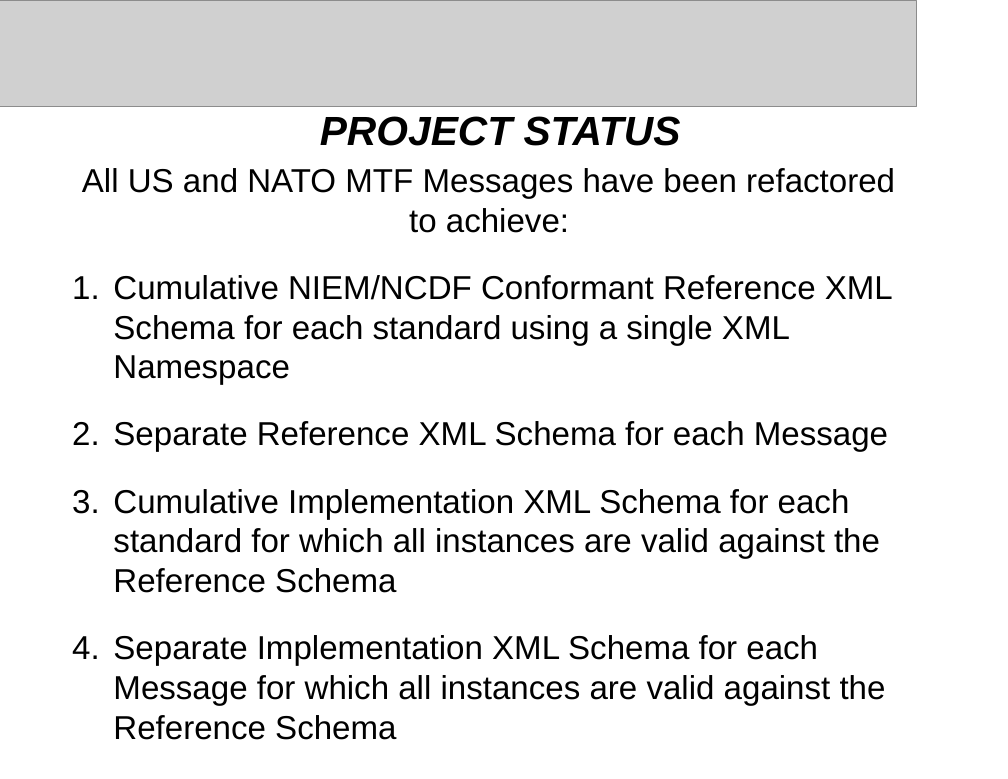
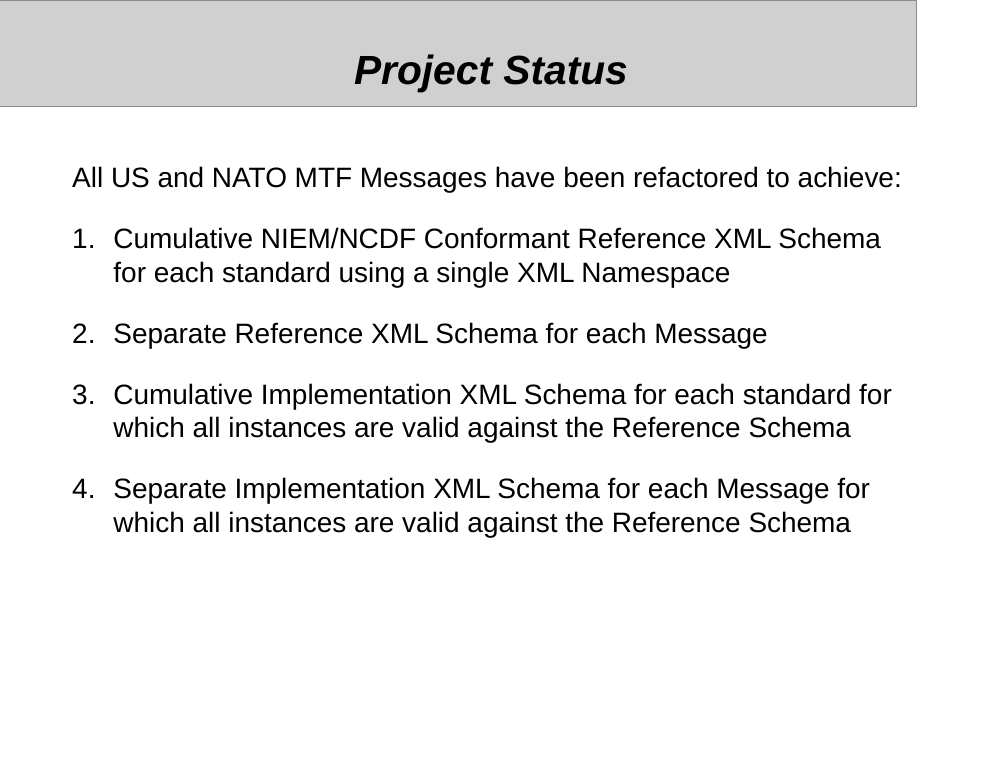
Before and after one commit to mil-oss/MTFXML, a slide deck: slide 3 of NCDF_MTF/Doc/NATO_MTF_NCDF.odp. Drawn at 1008x779 pixels with LibreOffice and Linux fonts; fonts in the diff are those of the drawing; grey boxes stand for pictures. Boxes give left, top, right and bottom in pixels: in the first picture for what was removed or moved away, otherwise in the second. Text is boxed around its words. In the diff, an @@ line names an element or a change of style, - is before the commit and + after.

```diff
--- a/NCDF_MTF/Doc/NATO_MTF_NCDF.odp
+++ b/NCDF_MTF/Doc/NATO_MTF_NCDF.odp
@@ text at bbox=[354, 54, 627, 92]: text changed @@
-PROJECT STATUS
+Project Status
@@ text "All US and NATO MTF ..." at bbox=[72, 166, 902, 537]: size 26 to 22 pt; alignment centre to left @@
```
Also in this commit, not shown: 6 other slides changed, 12 other files.
